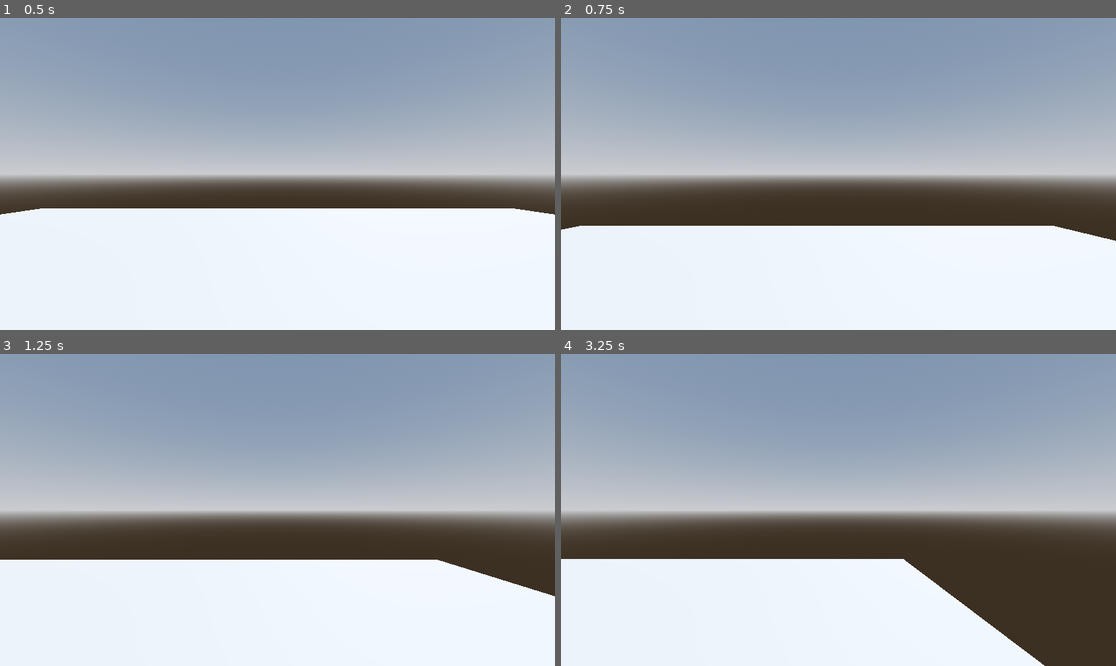
Above: before the commit, frames 1-4 (two rows, left to right).
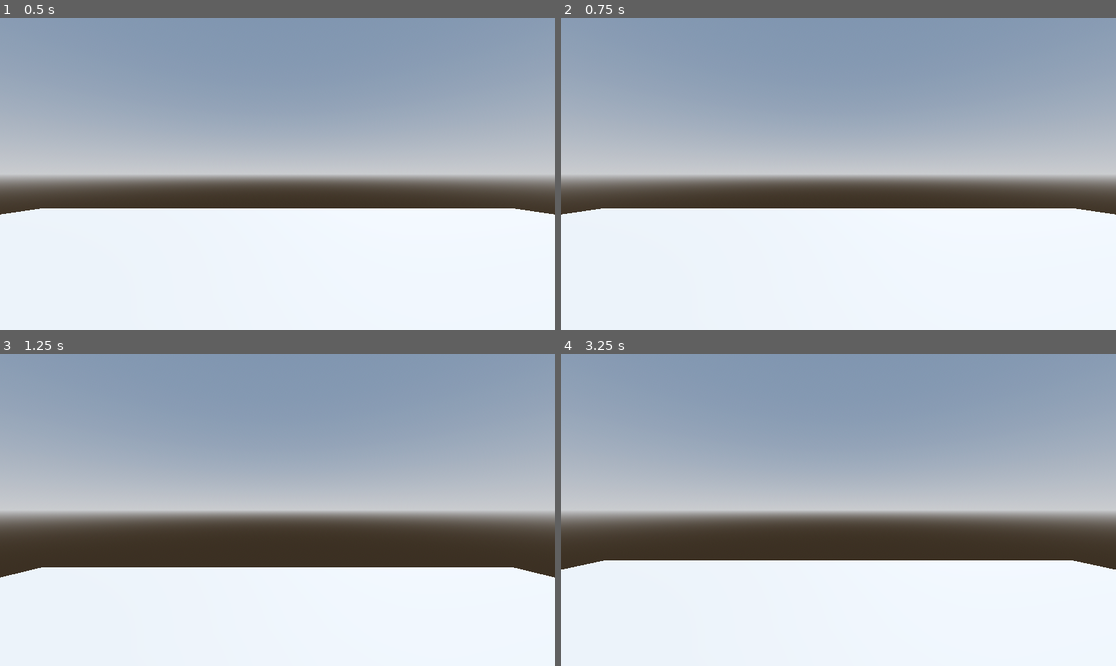
Above: after the commit, the same moments.

Repository: Seb-deru/first-person-controller
Game: Godot game, scene res://scenes/world.tscn
The game is run twice, just before and just after one commit, with the same random seed, the same clock (stepped at 60 frames per second) and the same inputs.
Inputs:
- Up to frame 1 (0.5 s): no input
- Up to frame 2 (0.75 s): tap Enter (ui_accept) at 0.5, 0.6 s; hold Right (ui_right) from 0.53 s (still down)
- Up to frame 3 (1.25 s): keep holding Right (ui_right); tap Space (jump, bound only after the commit) at 0.77, 0.8, 1.07 s
- Up to frame 4 (3.25 s): release Right (ui_right) at 1.28 s; hold Down (ui_down) 1.28-2.03 s; tap Space (jump, bound only after the commit) at 1.35, 1.52, 1.82, 2.3, 3.02 s; tap Enter (ui_accept) at 1.55, 2.1, 2.85 s; hold Right (ui_right) 2.03-2.78 s; hold Up (ui_up) from 2.78 s (still down)

Frame 1 is identical in both runs. In frame 2, 5.7% of the frame differs, in the area x 0-100%, y 61-72%; in frame 3, 2.8%; in frame 4, 8.9%, in the area x 0-100%, y 65-100%.

Commit message:
added inputs

Diff:
--- a/project.godot
+++ b/project.godot
@@ -14,3 +14,36 @@
 run/main_scene="uid://14tqrp4n2174"
 config/features=PackedStringArray("4.5", "Forward Plus")
 config/icon="res://icon.svg"
+
+[input]
+
+forward={
+"deadzone": 0.2,
+"events": [Object(InputEventKey,"resource_local_to_scene":false,"resource_name":"","device":-1,"window_id":0,"alt_pressed":false,"shift_pressed":false,"ctrl_pressed":false,"meta_pressed":false,"pressed":false,"keycode":0,"physical_keycode":87,"key_label":0,"unicode":122,"location":0,"echo":false,"script":null)
+]
+}
+backward={
+"deadzone": 0.2,
+"events": [Object(InputEventKey,"resource_local_to_scene":false,"resource_name":"","device":-1,"window_id":0,"alt_pressed":false,"shift_pressed":false,"ctrl_pressed":false,"meta_pressed":false,"pressed":false,"keycode":0,"physical_keycode":83,"key_label":0,"unicode":115,"location":0,"echo":false,"script":null)
+]
+}
+left={
+"deadzone": 0.2,
+"events": [Object(InputEventKey,"resource_local_to_scene":false,"resource_name":"","device":-1,"window_id":0,"alt_pressed":false,"shift_pressed":false,"ctrl_pressed":false,"meta_pressed":false,"pressed":false,"keycode":0,"physical_keycode":65,"key_label":0,"unicode":113,"location":0,"echo":false,"script":null)
+]
+}
+right={
+"deadzone": 0.2,
+"events": [Object(InputEventKey,"resource_local_to_scene":false,"resource_name":"","device":-1,"window_id":0,"alt_pressed":false,"shift_pressed":false,"ctrl_pressed":false,"meta_pressed":false,"pressed":false,"keycode":0,"physical_keycode":68,"key_label":0,"unicode":100,"location":0,"echo":false,"script":null)
+]
+}
+jump={
+"deadzone": 0.2,
+"events": [Object(InputEventKey,"resource_local_to_scene":false,"resource_name":"","device":-1,"window_id":0,"alt_pressed":false,"shift_pressed":false,"ctrl_pressed":false,"meta_pressed":false,"pressed":false,"keycode":0,"physical_keycode":32,"key_label":0,"unicode":32,"location":0,"echo":false,"script":null)
+]
+}
+run={
+"deadzone": 0.2,
+"events": [Object(InputEventKey,"resource_local_to_scene":false,"resource_name":"","device":-1,"window_id":0,"alt_pressed":false,"shift_pressed":false,"ctrl_pressed":false,"meta_pressed":false,"pressed":false,"keycode":0,"physical_keycode":4194325,"key_label":0,"unicode":0,"location":0,"echo":false,"script":null)
+]
+}
--- a/scripts/player.gd
+++ b/scripts/player.gd
@@ -11,18 +11,18 @@
 		velocity += get_gravity() * delta
 
 	# Handle jump.
-	if Input.is_action_just_pressed("ui_accept") and is_on_floor():
+	if Input.is_action_just_pressed("jump") and is_on_floor():
 		velocity.y = JUMP_VELOCITY
 
 	# Get the input direction and handle the movement/deceleration.
 	# As good practice, you should replace UI actions with custom gameplay actions.
-	var input_dir := Input.get_vector("ui_left", "ui_right", "ui_up", "ui_down")
+	var input_dir := Input.get_vector("left", "right", "forward", "backward")
 	var direction := (transform.basis * Vector3(input_dir.x, 0, input_dir.y)).normalized()
 	if direction:
 		velocity.x = direction.x * SPEED
 		velocity.z = direction.z * SPEED
 	else:
-		velocity.x = move_toward(velocity.x, 0, SPEED)
-		velocity.z = move_toward(velocity.z, 0, SPEED)
+		velocity.x = 0.0
+		velocity.z = 0.0
 
 	move_and_slide()
